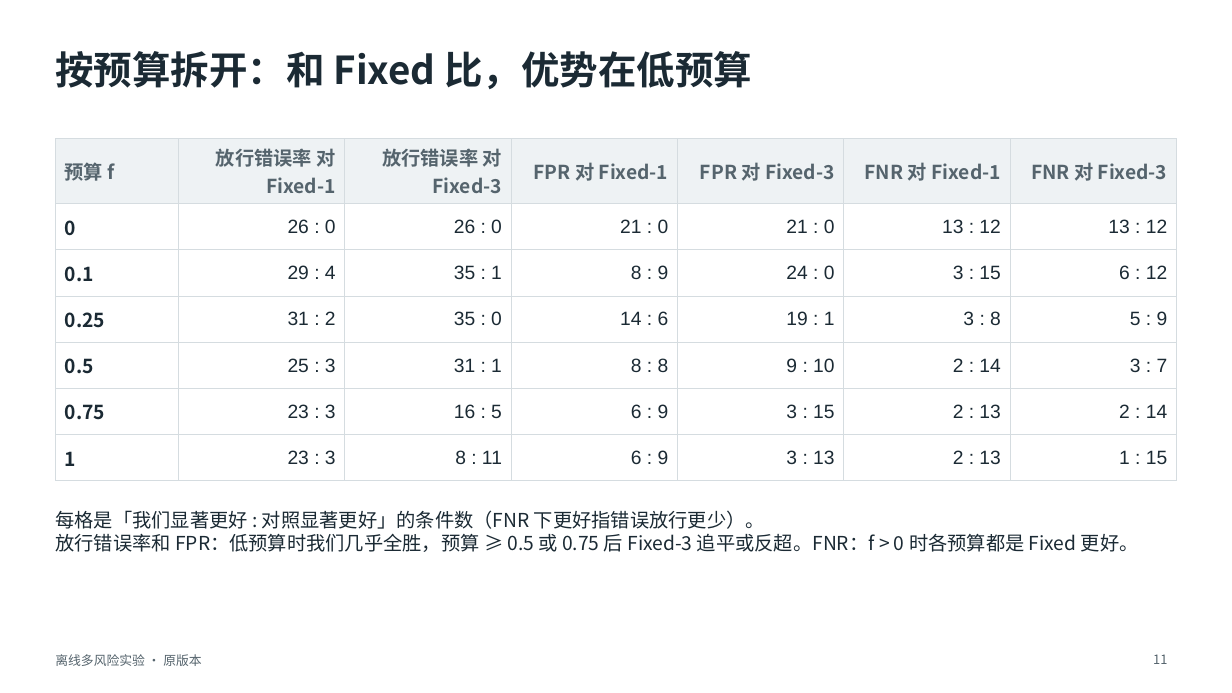
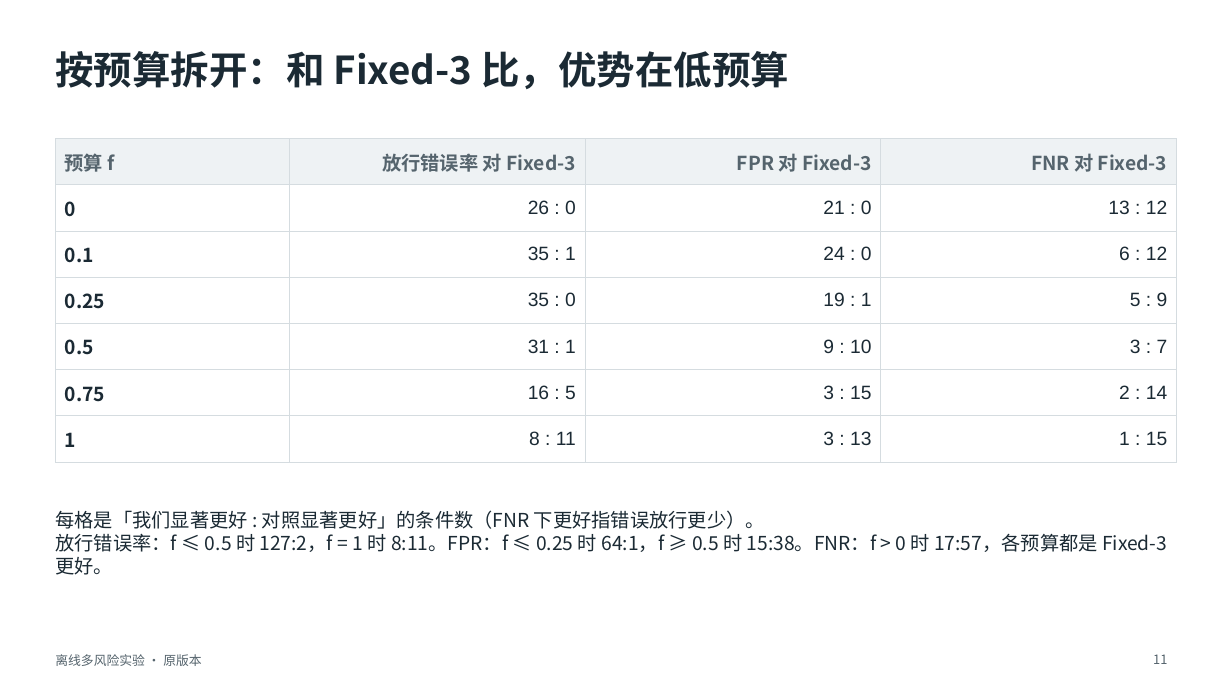
Before and after one commit to toz015/verification_generation_experiment, a slide deck: slide 11 of reports/offline_multirisk_20261116_calibrated/deck/离线多风险实验_原版本.pptx. Drawn at 1232x693 pixels with LibreOffice and Linux fonts; fonts in the diff are those of the drawing. Boxes give left, top, right and bottom in pixels: in the first picture for what was removed or moved away, otherwise in the second. Text is boxed around its words. In the diff, an @@ line names an element or a change of style, - is before the commit and + after.

```diff
--- a/reports/offline_multirisk_20261116_calibrated/deck/离线多风险实验_原版本.pptx
+++ b/reports/offline_multirisk_20261116_calibrated/deck/离线多风险实验_原版本.pptx
@@ title at <box>55,51,789,89</box>: text changed @@
-按预算拆开：和 Fixed 比，优势在低预算
+按预算拆开：和 Fixed-3 比，优势在低预算
@@ table at <box>55,139,1177,451</box> @@
-column 2: 放行错误率 对 Fixed-1 | 26 : 0 | 29 : 4 | 31 : 2 | 25 : 3 | 23 : 3 | 23 : 3
-column 4: FPR 对 Fixed-1 | 21 : 0 | 8 : 9 | 14 : 6 | 8 : 8 | 6 : 9 | 6 : 9
-column 6: FNR 对 Fixed-1 | 13 : 12 | 3 : 15 | 3 : 8 | 2 : 14 | 2 : 13 | 2 : 13
@@ text at <box>55,533,1167,575</box>: text changed @@
-放行错误率和 FPR：低预算时我们几乎全胜，预算 ≥ 0.5 或 0.75 后 Fixed-3 追平或反超。FNR：f > 0 时各预算都是 Fixed 更好。
+放行错误率：f ≤ 0.5 时 127:2，f = 1 时 8:11。FPR：f ≤ 0.25 时 64:1，f ≥ 0.5 时 15:38。FNR：f > 0 时 17:57，各预算都是 Fixed-3 更好。
```
Also in this commit, not shown: 1 other file.
